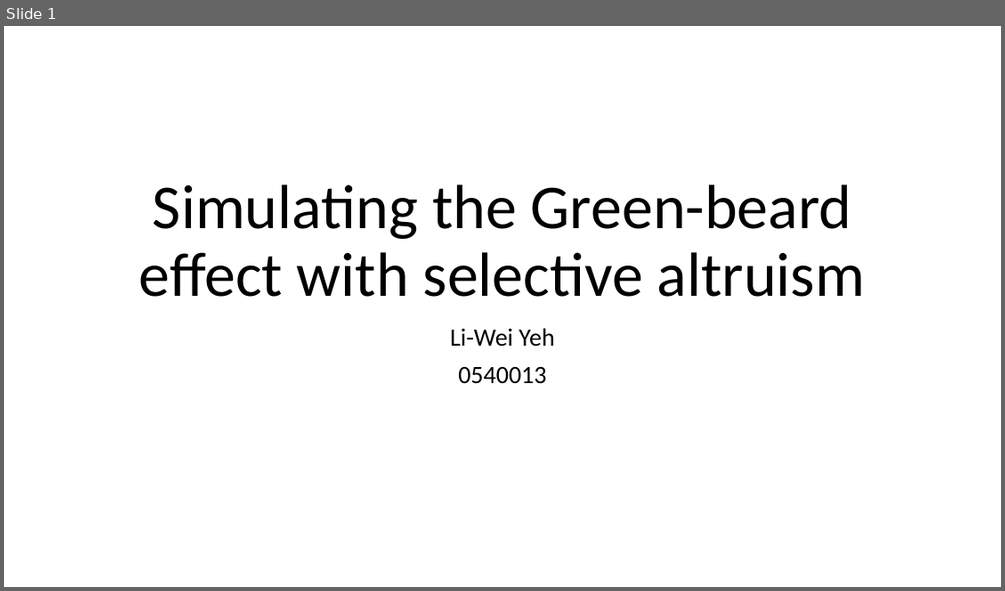
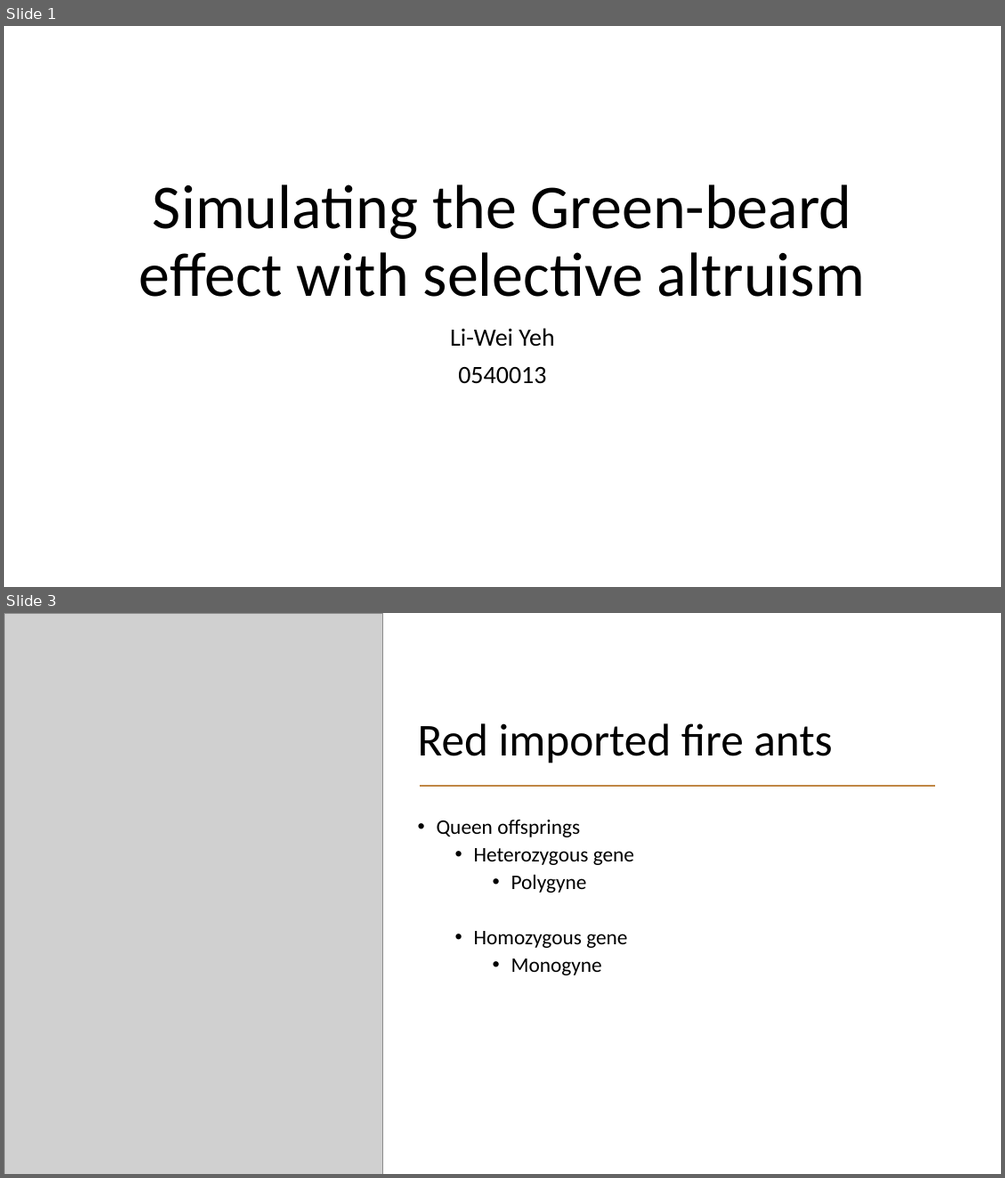
Before and after one commit to LiWeiYeh/Utrecht-University, a slide deck: Research-Methods/Altruism-presentation.pptx. Shown one above the other, each under a label of ours: slide 1 before the commit, slides 1 and 3 after it; the slides between them are not shown. The pictures are 1005x591 and 1005x1178 pixels, drawn with LibreOffice and Linux fonts; fonts in the diff are those of the drawing; grey boxes stand for pictures. Boxes give left, top, right and bottom in pixels: in the first picture for what was removed or moved away, otherwise in the second. Text is boxed around its words. In the diff, an @@ line names an element or a change of style, - is before the commit and + after.

```diff
--- a/Research-Methods/Altruism-presentation.pptx
+++ b/Research-Methods/Altruism-presentation.pptx
@@ slide 3 added at [4,613,1001,1174], background #FFFFFF @@
@@ picture added at [4,613,383,1174] @@
@@ title added at [418,723,832,763], 44 pt, text #000000 @@
+Red imported fire ants
@@ line added from (420, 786) to (936, 786), #C08744 1.5 pt @@
@@ text added at [437,819,634,975], 20 pt, text #000000 @@
+• Queen offsprings
+  • Heterozygous gene
+    • Polygyne
+  • Homozygous gene
+    • Monogyne
```
Also in this commit, not shown: 5 slides changed, 4 other slides added, 3 slides removed.
